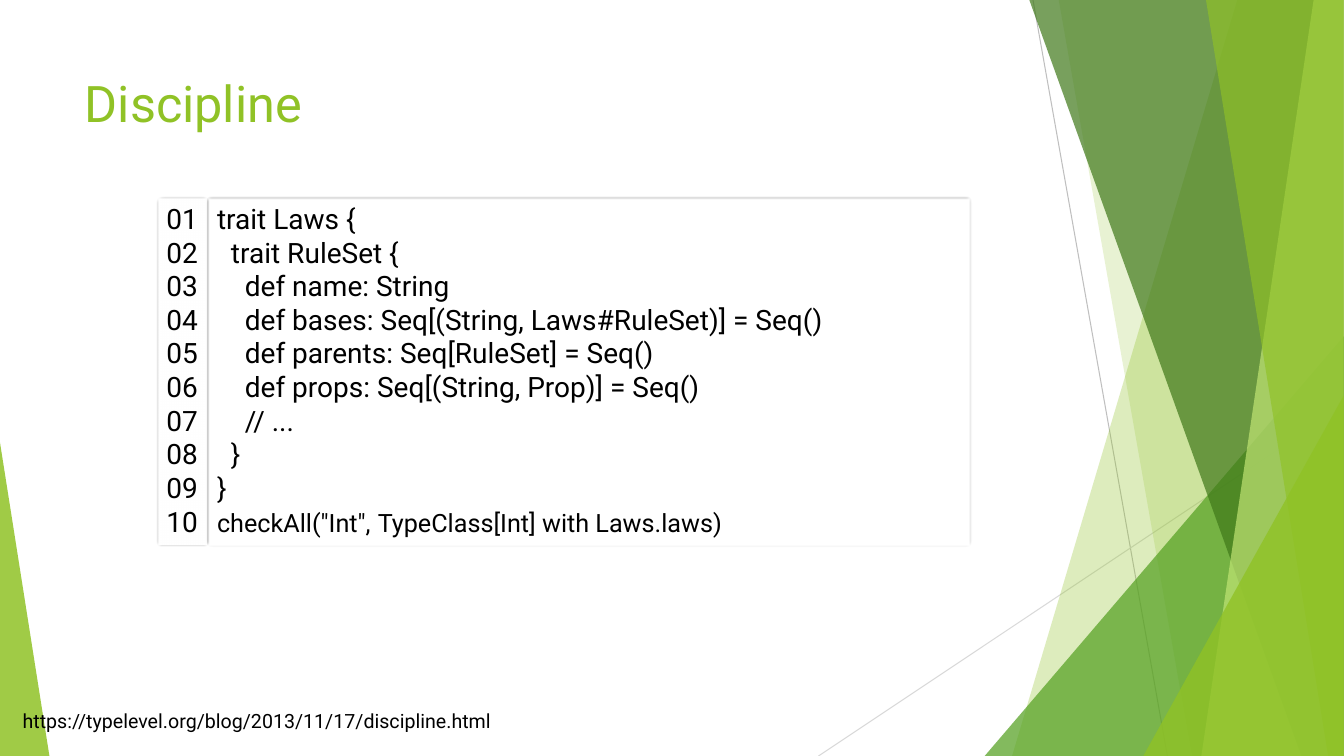
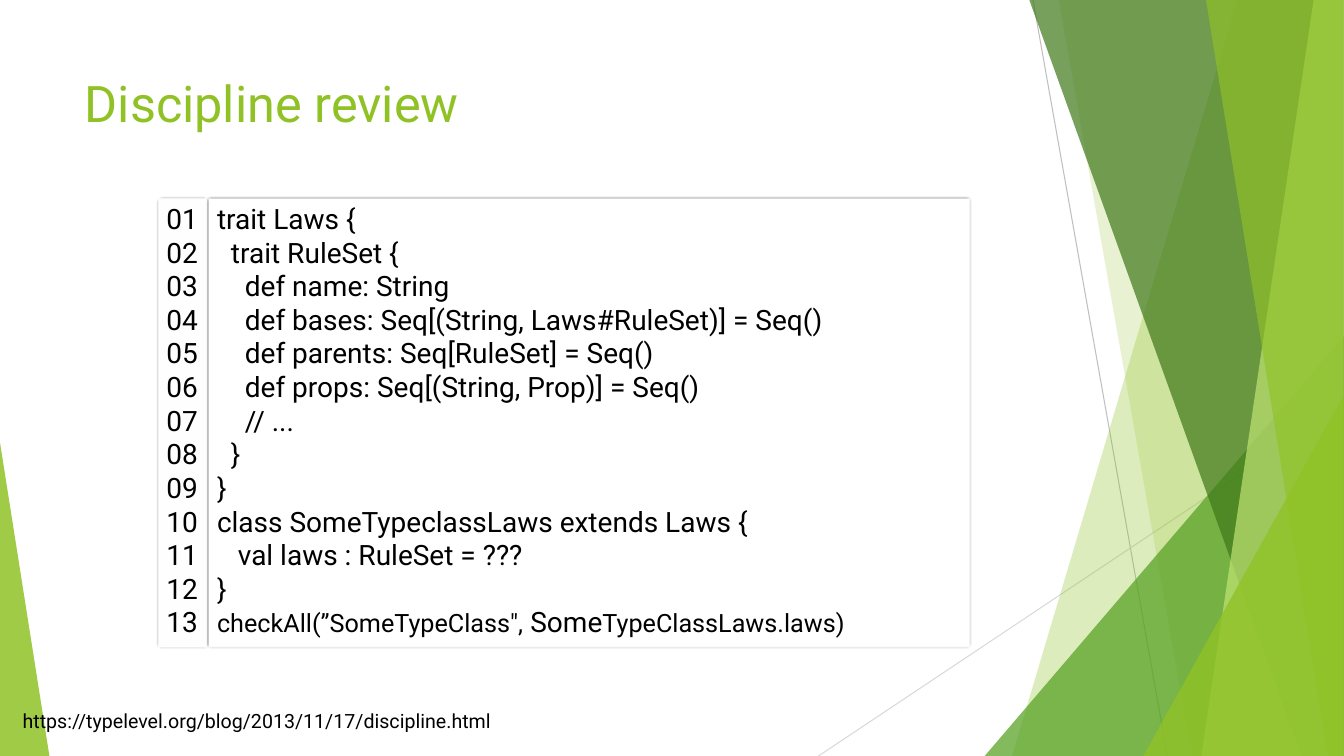
Before and after one commit to lancegatlin/tagless-final-autotest-talk-19feb19, a slide deck: slide 14 of tagless-final-autotest-19Feb19.pptx (slide 10 before the commit). Drawn at 1344x756 pixels with LibreOffice and Linux fonts; fonts in the diff are those of the drawing. Boxes give left, top, right and bottom in pixels: in the first picture for what was removed or moved away, otherwise in the second. Text is boxed around its words. In the diff, an @@ line names an element or a change of style, - is before the commit and + after.

```diff
--- a/tagless-final-autotest-19Feb19.pptx
+++ b/tagless-final-autotest-19Feb19.pptx
@@ title at [85,84,458,133]: text changed @@
-Discipline
+Discipline review
@@ rectangle "01": place and size @@
-rectangle "01" at [156,197,208,546]
+rectangle "01" at [156,197,208,648]
@@ rectangle "trait Laws {": place and size @@
-rectangle "trait Laws {" at [208,197,972,546]
+rectangle "trait Laws {" at [208,197,972,648]
@@ text in rectangle at [217,511,844,638]: text changed; size 18 to 20 pt @@
-checkAll("Int", TypeClass[Int] with Laws.laws)
+class SomeTypeclassLaws extends Laws {
+val laws : RuleSet = ???
+}
+checkAll(”SomeTypeClass", SomeTypeClassLaws.laws)
@@ text in rectangle at [166,545,197,633]: paragraphs added @@
+11
+12
+13
```
Also in this commit, not shown: 11 other slides changed, 3 slides added.
